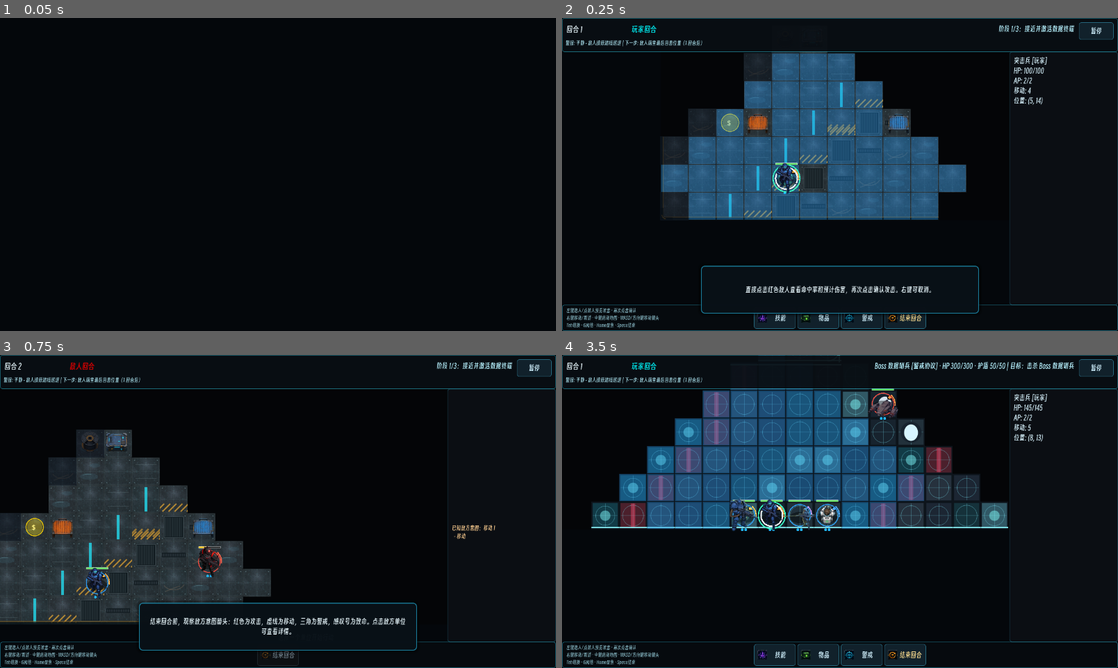
Above: before the commit, frames 1-4 (two rows, left to right).
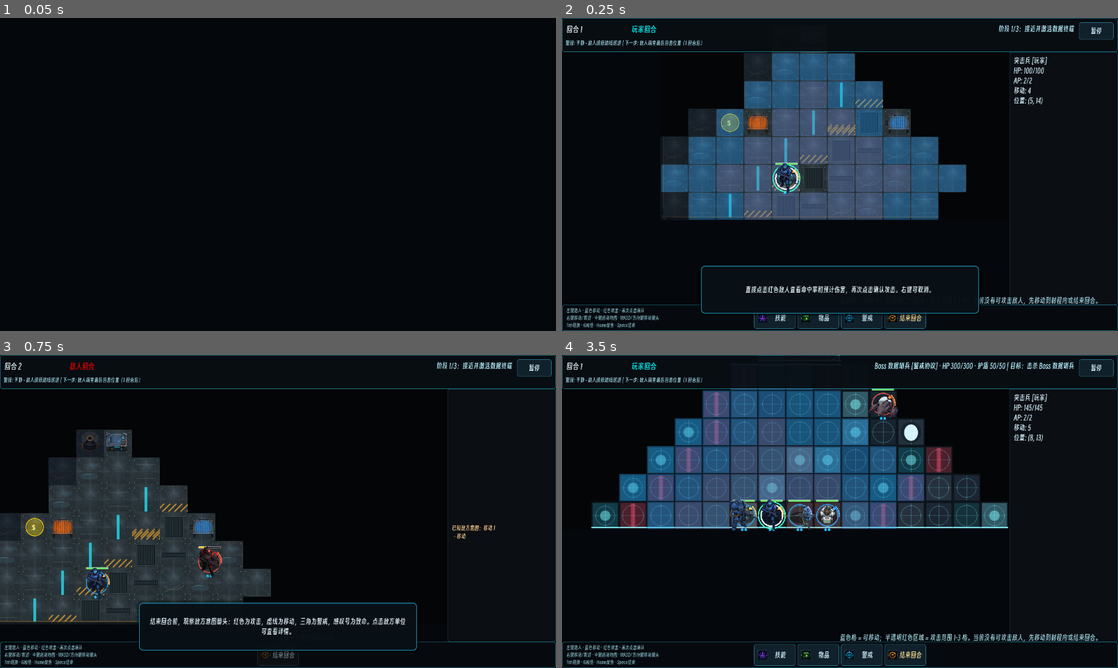
Above: after the commit, the same moments.

Repository: Caser-86/tactical-grid
Game: Godot game, scene res://tests/chapter_one_e2e_test.tscn
Same seed, same stepped clock (60 frames per second), same inputs: the game is played once before the commit and once after it. This scene is started directly instead of the project's main scene.
Inputs (mouse positions are in pixels of both pictures, inside the frame that each line leads up to):
- Up to frame 1 (0.05 s): no input
- Up to frame 2 (0.25 s): no input
- Up to frame 3 (0.75 s): tap Enter at 0.5 s; move the mouse to (400, 495) at 0.52 s; hold D from 0.53 s (still down); hold Space (end_turn) from 0.53 s (still down); click (400, 495) at 0.67 s
- Up to frame 4 (3.5 s): release D at 1.25 s; release Space (end_turn) at 1.25 s; drag from (728, 527) to (812, 574) at 1.27 s; click "02 READY 掩体战术" at 2 s; move the mouse to (895, 442) at 2.77 s; hold D from 2.78 s (still down); hold G (toggle_network) from 2.78 s (still down)

Frame 1 is identical in both runs. In frame 2, 7.8% of the frame differs, in the area x 3-97%, y 20-95%; in frame 3, 0.1%; in frame 4, 5.8%.

Commit message:
fix(input): show attack affordances on unit selection

Diff:
--- a/tactical-grid/client/scenes/battle.tscn
+++ b/tactical-grid/client/scenes/battle.tscn
@@ -123,7 +123,7 @@
 offset_bottom = 55.0
 theme_override_colors/font_color = Color(0.55, 0.75, 0.8, 0.9)
 theme_override_font_sizes/font_size = 11
-text = "左键选人/点敌人预览攻击 · 再次点击确认\n右键移动/取消 · 中键拖动地图 · WASD/方向键移动镜头\nTab切换 · G网络 · Home聚焦 · Space结束"
+text = "左键选人 · 蓝色移动 · 红色攻击 · 再次点击确认\n右键移动/取消 · 中键拖动地图 · WASD/方向键移动镜头\nTab切换 · G网络 · Home聚焦 · Space结束"
 autowrap_mode = 2
 vertical_alignment = 1
 
--- a/tactical-grid/client/scripts/game/battle_controller.gd
+++ b/tactical-grid/client/scripts/game/battle_controller.gd
@@ -2271,7 +2271,7 @@
 		_spawn_effect("selection", unit.grid_pos)
 	else:
 		_advance_context_hint("observe")
-	_show_move_range(unit)
+	_refresh_selected_unit_affordances(unit)
 
 ## 每个玩家回合至少给玩家一个可操作焦点，避免敌方回合后动作条消失。
 func _auto_select_player_unit() -> void:
@@ -2338,8 +2338,8 @@
 		_clear_layer(path_preview_layer)
 		path_preview.clear()
 		if selected_unit:
-			_show_move_range(selected_unit)
 			hud.update_unit_info(selected_unit)
+			_refresh_selected_unit_affordances(selected_unit)
 		hud.set_targeting_hint("")
 		hud.update_objective(_get_objective_text())
 	else:
@@ -2375,6 +2375,32 @@
 			# 终端相邻格可达时高亮终端
 			if _is_adjacent_reachable(unit, term_pos):
 				_highlight_cell(move_highlight, term_pos, _highlight_color("target", COLOR_TARGET))
+
+## 选中单位后的默认可发现性层：同时展示移动与攻击信息。
+## 玩家不需要先找到隐藏的“攻击模式”按钮，红色区域就是当前武器的有效范围。
+func _refresh_selected_unit_affordances(unit: Unit) -> void:
+	if not unit or not is_instance_valid(unit):
+		return
+	_show_move_range(unit)
+	_clear_layer(attack_highlight)
+	attack_targets.clear()
+	if unit.team != "player":
+		return
+	if unit.current_ap <= 0:
+		hud.set_context_prompt("蓝色格 = 可移动；本队员没有 AP，无法攻击。按 Tab 选择其他队员，或结束回合。")
+		return
+	_show_attack_range(unit)
+	var min_range := int(unit.weapon_range[0]) if unit.weapon_range.size() > 0 else 1
+	var max_range := int(unit.weapon_range[1]) if unit.weapon_range.size() > 1 else min_range
+	var range_text := "攻击范围 %d-%d 格" % [min_range, max_range]
+	if attack_targets.is_empty():
+		hud.set_context_prompt(
+			"蓝色格 = 可移动；半透明红色区域 = %s。当前没有可攻击敌人，先移动到射程内或结束回合。" % range_text
+		)
+	else:
+		hud.set_context_prompt(
+			"蓝色格 = 可移动；红色敌人 = 可攻击（%s）。点击红色敌人预览命中率/伤害，再次点击确认。" % range_text
+		)
 
 ## 鼠标悬停时实时预览从选中单位到鼠标格的移动路径
 ## 仅在 move 模式下、目标格可达时绘制路径线条和途径格子高亮
@@ -2550,8 +2576,12 @@
 	_log("%s 移动到 (%d,%d)" % [selected_unit.unit_name, grid_pos.x, grid_pos.y])
 	_clear_layer(path_preview_layer)
 	path_preview.clear()
-	_show_move_range(selected_unit)
+	selected_action = ""
+	attack_preview_target = null
+	attack_preview_data.clear()
+	attack_confirmation_required = false
 	hud.update_unit_info(selected_unit)
+	_refresh_selected_unit_affordances(selected_unit)
 
 	_check_encounter_zone(selected_unit.grid_pos)
 	# CH1-090: Evac VFX when a unit steps onto an extraction cell.
@@ -3109,8 +3139,8 @@
 	_pending_action_kind = ""
 	if selected_unit:
 		selected_action = ""
-		_show_move_range(selected_unit)
 		hud.update_unit_info(selected_unit)
+		_refresh_selected_unit_affordances(selected_unit)
 	else:
 		selected_action = ""
 
@@ -3172,10 +3202,7 @@
 				_log("%s 物品 %s 失败：%s" % [selected_unit.unit_name, action_name, result.get("reason", "")])
 	# 刷新单位信息和移动范围
 	hud.update_unit_info(selected_unit)
-	if selected_unit.current_ap > 0:
-		_show_move_range(selected_unit)
-	else:
-		_clear_layer(move_highlight)
+	_refresh_selected_unit_affordances(selected_unit)
 	_check_victory_instant()
 
 func on_overwatch_button() -> void:
@@ -3197,6 +3224,7 @@
 			_log("%s 进入警戒" % selected_unit.unit_name)
 			_record_overwatch_telemetry()
 			hud.update_unit_info(selected_unit)
+			_refresh_selected_unit_affordances(selected_unit)
 
 func on_end_turn_button() -> void:
 	_end_player_turn()
--- a/tactical-grid/client/scripts/ui/hud.gd
+++ b/tactical-grid/client/scripts/ui/hud.gd
@@ -235,7 +235,8 @@
 				_context_prompt.text = "选择一个单位开始行动"
 		ContextState.UNIT_SELECTED:
 			if _context_prompt:
-				_context_prompt.visible = false
+				_context_prompt.visible = true
+				_context_prompt.text = "蓝色高亮格 = 可移动；红色区域/敌人 = 可攻击"
 		ContextState.MOVE_PREVIEW:
 			if _context_prompt:
 				_context_prompt.visible = true
--- a/tactical-grid/client/scripts/ui/tutorial_hint.gd
+++ b/tactical-grid/client/scripts/ui/tutorial_hint.gd
@@ -9,7 +9,7 @@
 ## 第一章教程文案表（flag -> 提示文本）
 ## CH1-080: M1 只教学选择/移动/攻击/观察/接管/结束回合六项，其余 flag 供 M2-M6 复用
 const HINT_COPY := {
-	"teach_selection": "左键点击队员选中。右键点击队员直接显示移动范围；Tab 可在多名队员间快速切换。",
+	"teach_selection": "左键点击队员选中。蓝色格是可移动位置，红色区域/敌人是攻击范围；右键点击队员直接显示移动范围，Tab 可切换队员。",
 	"teach_movement": "右键点击队员直接显示移动范围，再点蓝色高亮格移动。每回合的移动会消耗移动点数。",
 	"teach_attack": "直接点击红色敌人查看命中率和预计伤害，再次点击确认攻击。右键可取消。",
 	"teach_observe": "结束回合前，观察敌方意图箭头：红色为攻击，虚线为移动，三角为警戒，感叹号为致命。点击敌方单位可查看详情。",
--- a/tactical-grid/client/tests/battle_hud_contract_test.gd
+++ b/tactical-grid/client/tests/battle_hud_contract_test.gd
@@ -153,6 +153,9 @@
 		tutorial.free()
 		_battle._active_tutorial_hint = null
 		_battle._pending_tutorial_flags.clear()
+	_check(TutorialHintScript.get_hint_copy("teach_selection").contains("蓝色格") and
+		TutorialHintScript.get_hint_copy("teach_selection").contains("红色区域"),
+		"选择教程说明蓝色移动与红色攻击范围")
 	_check(TutorialHintScript.get_hint_copy("teach_movement").contains("右键点击队员") and
 		TutorialHintScript.get_hint_copy("teach_movement").contains("蓝色高亮格"),
 		"移动教程说明右键快捷移动与高亮目标格")
--- a/tactical-grid/client/tests/chapter_one_e2e_test.gd
+++ b/tactical-grid/client/tests/chapter_one_e2e_test.gd
@@ -666,6 +666,10 @@
 	_click_left_button()
 	await get_tree().process_frame
 	_check(battle.selected_unit == player_unit, "CH1-030: 左键点击选中玩家单位")
+	_check(battle.attack_highlight.get_child_count() > 0, "CH1-030: 选中玩家单位显示攻击范围")
+	_check(battle.hud._context_prompt.text.contains("蓝色") and
+		battle.hud._context_prompt.text.contains("红色"),
+		"CH1-030: 选中玩家单位提示移动与攻击颜色含义")
 
 	# 2. HUD 移动按钮进入移动模式（UI 按钮交互，非内部执行函数）
 	battle.hud.move_button.pressed.emit()
@@ -698,6 +702,8 @@
 		await get_tree().process_frame
 		await get_tree().process_frame
 		_check(player_unit.grid_pos == move_target, "CH1-030: 左键点击移动单位到目标格")
+		_check(battle.selected_action == "", "CH1-030: 移动完成回到直接选择模式")
+		_check(battle.attack_highlight.get_child_count() > 0, "CH1-030: 移动完成恢复攻击范围提示")
 		if fog_probe.x >= 0:
 			_check(
 				battle.visibility_state.get_cell_state(fog_probe) == VisibilityState.STATE_OBSERVED,
Not shown, changed: README.md
Not shown, changed: docs/PROJECT_TAKEOVER_ROADMAP.md
Not shown, changed: tactical-grid/PROJECT_STATUS.md
